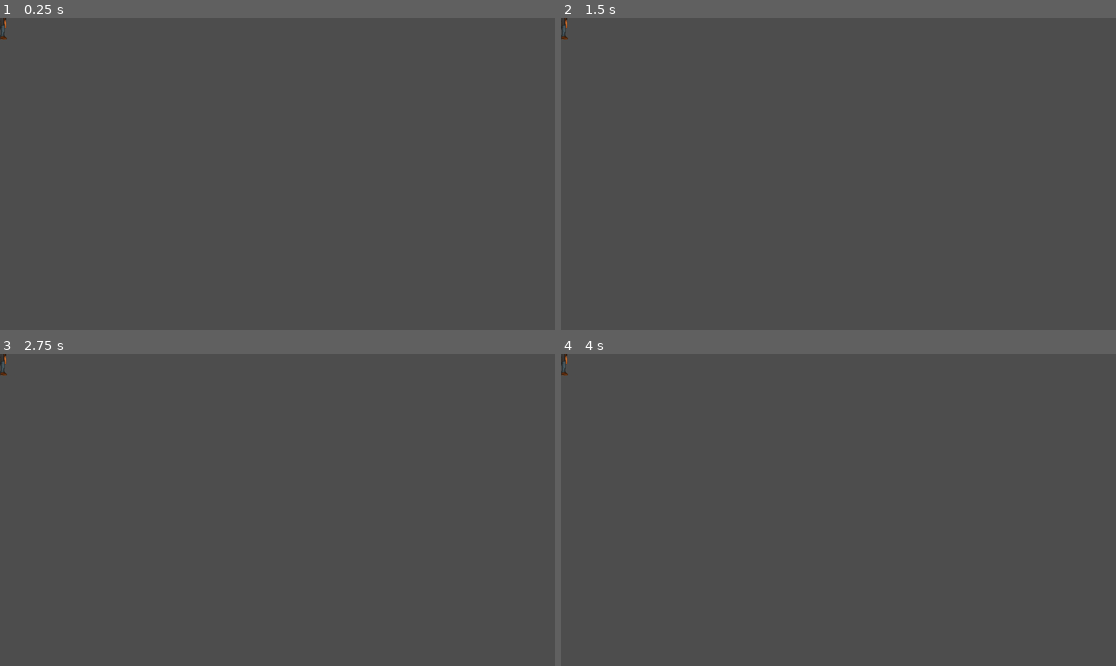
Above: before the commit, frames 1-4 (two rows, left to right).
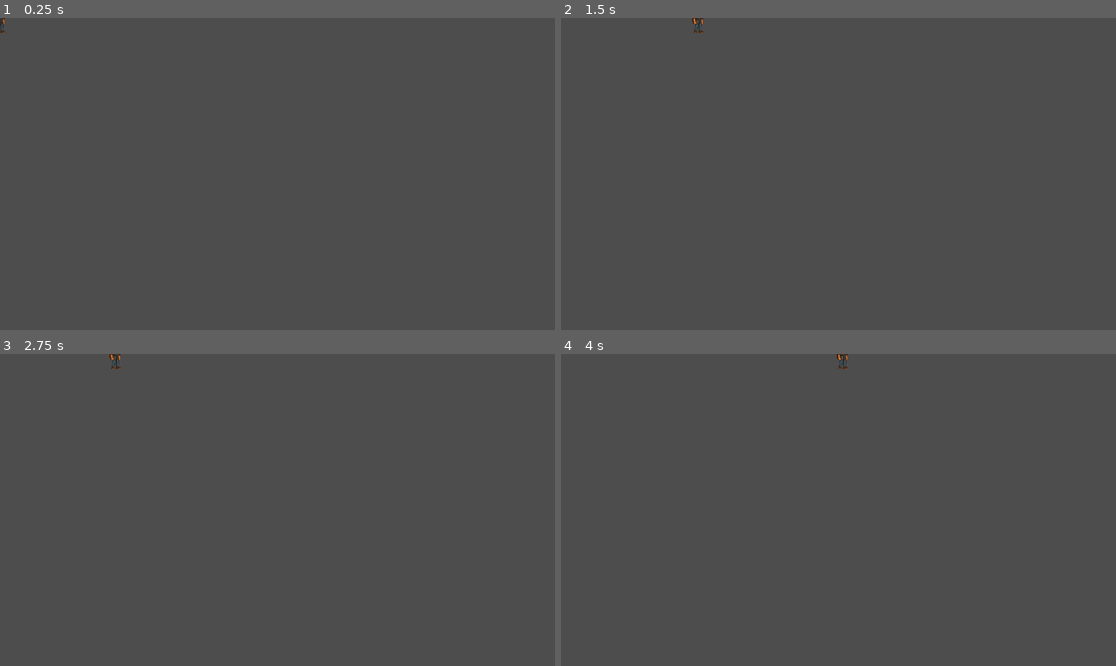
Above: after the commit, the same moments.

Repository: Amilcar2727/ProyectoDG25
Game: Godot game, scene res://Scenes/jugador.tscn
The game is run twice, just before and just after one commit, with the same random seed, the same clock (stepped at 60 frames per second) and the same inputs.
Inputs:
- Up to frame 1 (0.25 s): no input
- Up to frame 2 (1.5 s): tap Enter (ui_accept) at 0.5, 0.77 s; hold Right (ui_right) from 0.53 s (still down)
- Up to frame 3 (2.75 s): tap Enter (ui_accept) at 1.52, 2 s; release Right (ui_right) at 2.03 s; hold Left (ui_left) from 2.03 s (still down)
- Up to frame 4 (4 s): tap Enter (ui_accept) at 2.75, 3.02, 3.5, 3.77 s; release Left (ui_left) at 2.78 s; hold Right (ui_right) from 2.78 s (still down)

The runs differ from the first frame. In frame 1, less than 0.1% of the frame differs, in the area x 0-2%, y 0-7%; in frame 2, 0.1%; in frame 3, 0.1%; in frame 4, 0.1%, in the area x 0-52%, y 0-7%.

Commit message:
script_enemy

Diff:
--- /dev/null
+++ b/Scenes/enemy.gd
@@ -0,0 +1,44 @@
+extends CharacterBody2D
+
+@export var speed: float = 150
+var target: Node2D
+var astar: AStarGrid
+var path: PackedVector2Array = []
+
+func _ready():
+	target = get_tree().get_first_node_in_group("player")  # Asegúrate de que el jugador tenga el grupo "player"
+	# Obtener obstáculos del TileMap
+	var tilemap = get_node("../TileMap")  # Ajusta la ruta según tu escena
+	var obstacles = _get_obstacles(tilemap)
+	# Crear el grid A* (ejemplo para mapa de 50x50)
+	astar = AStarGrid.new(Vector2i(50, 50), obstacles)
+
+func _physics_process(delta):
+	if target:
+		update_path()
+		follow_path(delta)
+
+func update_path():
+	path = astar.get_path(global_position, target.global_position)
+
+func follow_path(delta):
+	if path.size() == 0:
+		return
+
+	var target_position = path[0]
+	var direction = global_position.direction_to(target_position)
+	velocity = direction * speed
+
+	if global_position.distance_to(target_position) < 5:
+		path.remove_at(0)
+
+	move_and_slide()
+
+func _get_obstacles(tilemap: TileMap) -> Array:
+	var obstacles = []
+	var used_cells = tilemap.get_used_cells(0)  # Capa 0
+	for cell in used_cells:
+		var data = tilemap.get_cell_tile_data(0, cell)
+		if data && data.get_custom_data("obstacle"):  # Asegúrate de configurar esto en tu TileSet
+			obstacles.append(cell)
+	return obstacles
--- /dev/null
+++ b/Scenes/enemy.tscn
@@ -0,0 +1,18 @@
+[gd_scene load_steps=4 format=3 uid="uid://drb2n4q0pwt6y"]
+
+[ext_resource type="Script" uid="uid://dbrsyysn58nl8" path="res://Scenes/enemy.gd" id="1_1f0kj"]
+[ext_resource type="Texture2D" uid="uid://cpmab6qy4sub8" path="res://Images/enemy.png" id="1_hghv2"]
+
+[sub_resource type="CircleShape2D" id="CircleShape2D_1f0kj"]
+
+[node name="Enemy" type="CharacterBody2D"]
+script = ExtResource("1_1f0kj")
+
+[node name="Sprite2D" type="Sprite2D" parent="."]
+position = Vector2(4, 1)
+scale = Vector2(0.05, 0.05)
+texture = ExtResource("1_hghv2")
+
+[node name="CollisionShape2D" type="CollisionShape2D" parent="."]
+position = Vector2(0, 20)
+shape = SubResource("CircleShape2D_1f0kj")
--- /dev/null
+++ b/Scenes/jugador.gd
@@ -0,0 +1,8 @@
+extends CharacterBody2D
+
+@export var speed: float = 300
+
+func _physics_process(_delta):
+	var input_vector = Input.get_vector("ui_left", "ui_right", "ui_up", "ui_down")
+	velocity = input_vector * speed
+	move_and_slide()
--- a/Scenes/jugador.tscn
+++ b/Scenes/jugador.tscn
@@ -1,17 +1,19 @@
-[gd_scene load_steps=3 format=3 uid="uid://dwkn030ph7xjj"]
+[gd_scene load_steps=4 format=3 uid="uid://dwkn030ph7xjj"]
 
 [ext_resource type="Texture2D" uid="uid://dptrfmmj5712c" path="res://Images/player.png" id="1_5ydob"]
+[ext_resource type="Script" uid="uid://oqa4pqpy1ded" path="res://Scenes/jugador.gd" id="1_c1mnh"]
 
 [sub_resource type="CircleShape2D" id="CircleShape2D_c1mnh"]
-radius = 16.0
+radius = 11.0
 
 [node name="jugador" type="CharacterBody2D"]
+script = ExtResource("1_c1mnh")
 
 [node name="Sprite2D" type="Sprite2D" parent="."]
 position = Vector2(1, -3)
-scale = Vector2(0.07, 0.07)
+scale = Vector2(0.05, 0.05)
 texture = ExtResource("1_5ydob")
 
 [node name="CollisionShape2D" type="CollisionShape2D" parent="."]
-position = Vector2(0, 36)
+position = Vector2(0, 30)
 shape = SubResource("CircleShape2D_c1mnh")
--- a/Scripts/astar_grid.gd
+++ b/Scripts/astar_grid.gd
@@ -1,67 +1,58 @@
 extends AStar2D
+class_name AStarGrid
 
 var grid_size: Vector2i
-var cell_size: int = 64  # Tamaño de tus celdas
+var cell_size: int = 64
 var obstacles: Array = []
 
+# Constructor personalizado
 func _init(map_size: Vector2i, obstacles_array: Array):
 	grid_size = map_size
 	obstacles = obstacles_array
 	_create_grid()
 
 func _create_grid():
-	# Agregar todos los puntos
+	# Agregar puntos al grid
 	for y in grid_size.y:
 		for x in grid_size.x:
-			var point_id = _get_point_id(Vector2i(x, y))
+			var point_id = _calculate_id(x, y)
 			add_point(point_id, Vector2(x, y))
 
-	# Conectar los puntos
+	# Conectar puntos (solo horizontal/vertical para simplificar)
 	for y in grid_size.y:
 		for x in grid_size.x:
-			var current_id = _get_point_id(Vector2i(x, y))
-
-			# Vecinos (incluyendo diagonales)
+			var current_id = _calculate_id(x, y)
+			# Vecinos: derecha, izquierda, abajo, arriba
 			var neighbors = [
 				Vector2i(x + 1, y),
 				Vector2i(x - 1, y),
 				Vector2i(x, y + 1),
-				Vector2i(x, y - 1),
-				Vector2i(x + 1, y + 1),
-				Vector2i(x - 1, y - 1),
-				Vector2i(x + 1, y - 1),
-				Vector2i(x - 1, y + 1)
+				Vector2i(x, y - 1)
 			]
+			for neighbor in neighbors:
+				if _is_in_grid(neighbor) && !obstacles.has(neighbor):
+					var neighbor_id = _calculate_id(neighbor.x, neighbor.y)
+					if !are_points_connected(current_id, neighbor_id):
+						connect_points(current_id, neighbor_id)
 
-			for neighbor in neighbors:
-				if _is_in_bounds(neighbor) && !_is_obstacle(neighbor):
-					var neighbor_id = _get_point_id(neighbor)
-					connect_points(current_id, neighbor_id)
+func _calculate_id(x: int, y: int) -> int:
+	return x + y * grid_size.x
 
-func _get_point_id(position: Vector2i) -> int:
-	return position.x + position.y * grid_size.x
-
-func _is_in_bounds(point: Vector2i) -> bool:
+func _is_in_grid(point: Vector2i) -> bool:
 	return point.x >= 0 && point.x < grid_size.x && point.y >= 0 && point.y < grid_size.y
 
-func _is_obstacle(point: Vector2i) -> bool:
-	return obstacles.has(point)
+func get_path(start_world: Vector2, end_world: Vector2) -> PackedVector2Array:
+	var start_grid = Vector2i(start_world / cell_size)
+	var end_grid = Vector2i(end_world / cell_size)
 
-func get_path(start: Vector2, end: Vector2) -> PackedVector2Array:
-	var start_grid = world_to_grid(start)
-	var end_grid = world_to_grid(end)
-
-	var path = []
-	var start_id = _get_point_id(start_grid)
-	var end_id = _get_point_id(end_grid)
+	var path: PackedVector2Array = []
+	var start_id = _calculate_id(start_grid.x, start_grid.y)
+	var end_id = _calculate_id(end_grid.x, end_grid.y)
 
 	if has_point(start_id) && has_point(end_id):
 		path = get_point_path(start_id, end_id)
+		# Convertir coordenadas del grid a mundo
+		for i in path.size():
+			path[i] = path[i] * cell_size + Vector2(cell_size/2, cell_size/2)
 
 	return path
-
-func world_to_grid(world_pos: Vector2) -> Vector2i:
-	return Vector2i(world_pos / cell_size)
-
-func grid_to_world(grid_pos: Vector2i) -> Vector2:
-	return Vector2(grid_pos) * cell_size + Vector2(cell_size/2, cell_size/2)
Binary file added: Images/enemy.png
Not shown, added: Images/enemy.png.import
Not shown, added: Scenes/enemy.gd.uid
Not shown, added: Scenes/jugador.gd.uid
